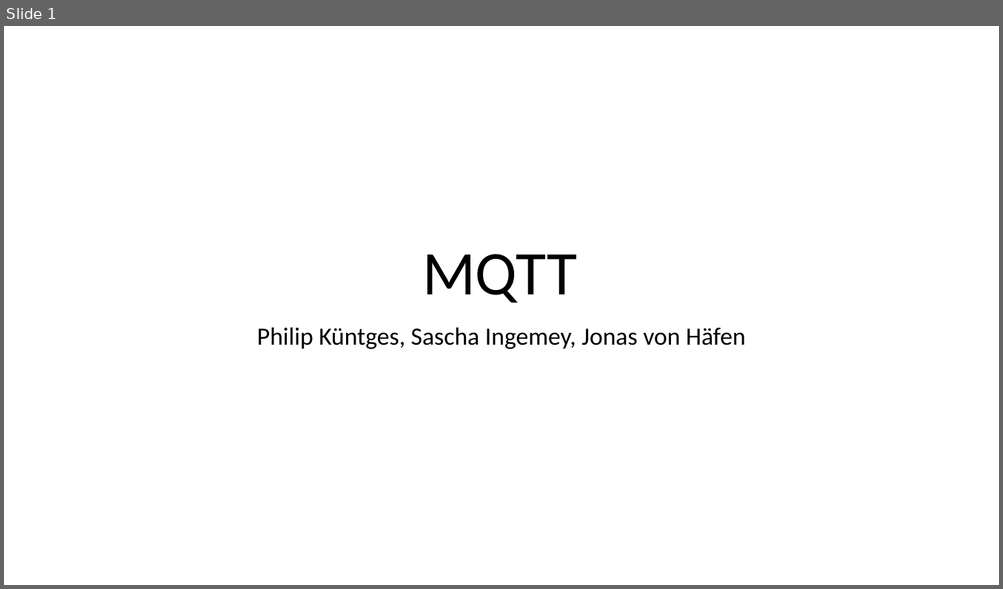
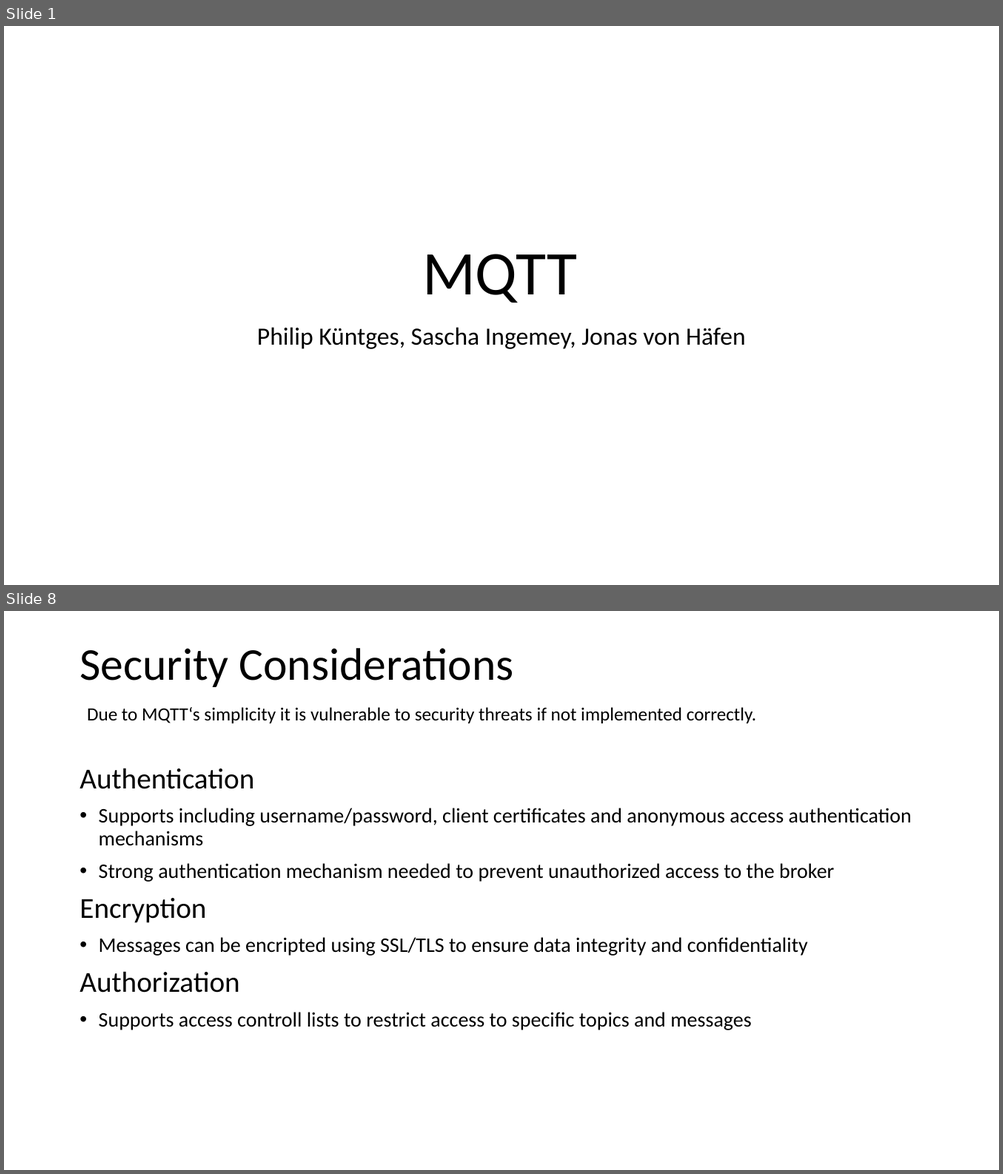
Before and after one commit to sebivenlo/ESD-2023-MQTT, a slide deck: Presentation/Jonas MQTT.pptx. Shown one above the other, each under a label of ours: slide 1 before the commit, slides 1 and 8 after it; the slides between them are not shown. The pictures are 1003x589 and 1003x1174 pixels, drawn with LibreOffice and Linux fonts; fonts in the diff are those of the drawing. Boxes give left, top, right and bottom in pixels: in the first picture for what was removed or moved away, otherwise in the second. Text is boxed around its words. In the diff, an @@ line names an element or a change of style, - is before the commit and + after.

```diff
--- a/Presentation/Jonas MQTT.pptx
+++ b/Presentation/Jonas MQTT.pptx
@@ slide 8 added at [4,611,999,1170], background #FFFFFF @@
@@ title added at [79,648,514,687], 44 pt, text #000000 @@
+Security Considerations
@@ text added at [87,707,756,723], 18 pt, text #000000 @@
+Due to MQTT‘s simplicity it is vulnerable to security threats if not implemented correctly.
@@ text added at [79,768,911,1031], 20 pt, text #000000 @@
+Authentication
+• Supports including username/password, client certificates and anonymous access authentication mechanisms
+• Strong authentication mechanism needed to prevent unauthorized access to the broker
+Encryption
+• Messages can be encripted using SSL/TLS to ensure data integrity and confidentiality
+Authorization
+• Supports access controll lists to restrict access to specific topics and messages
```
Also in this commit, not shown: 3 slides changed, 7 other slides added, 2 slides removed, 1 other file.
